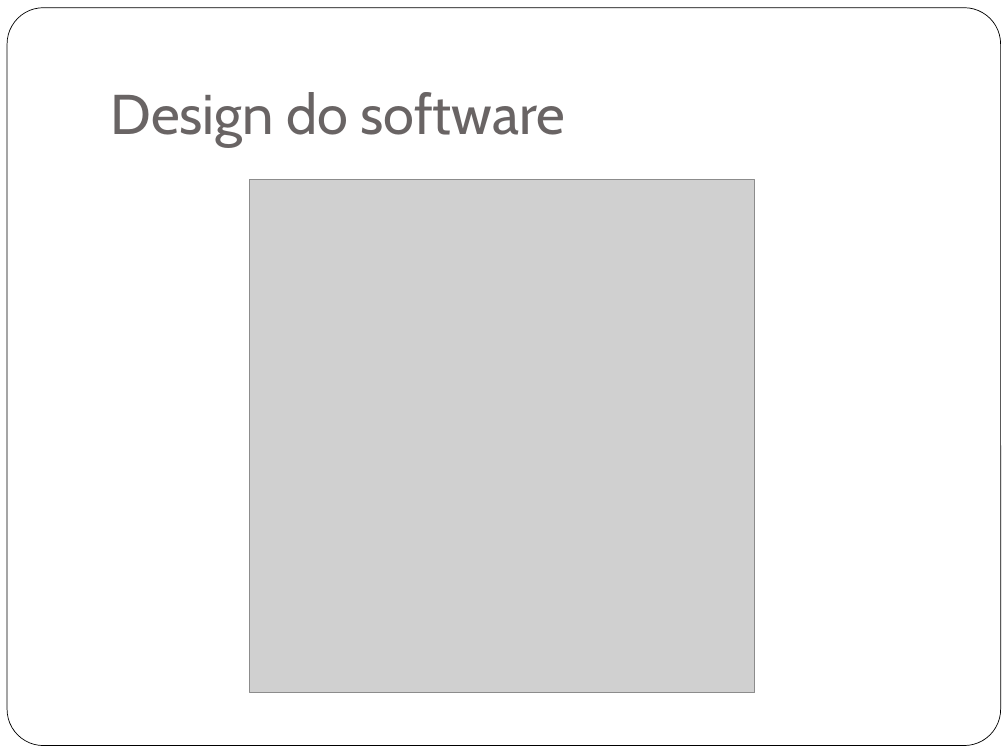
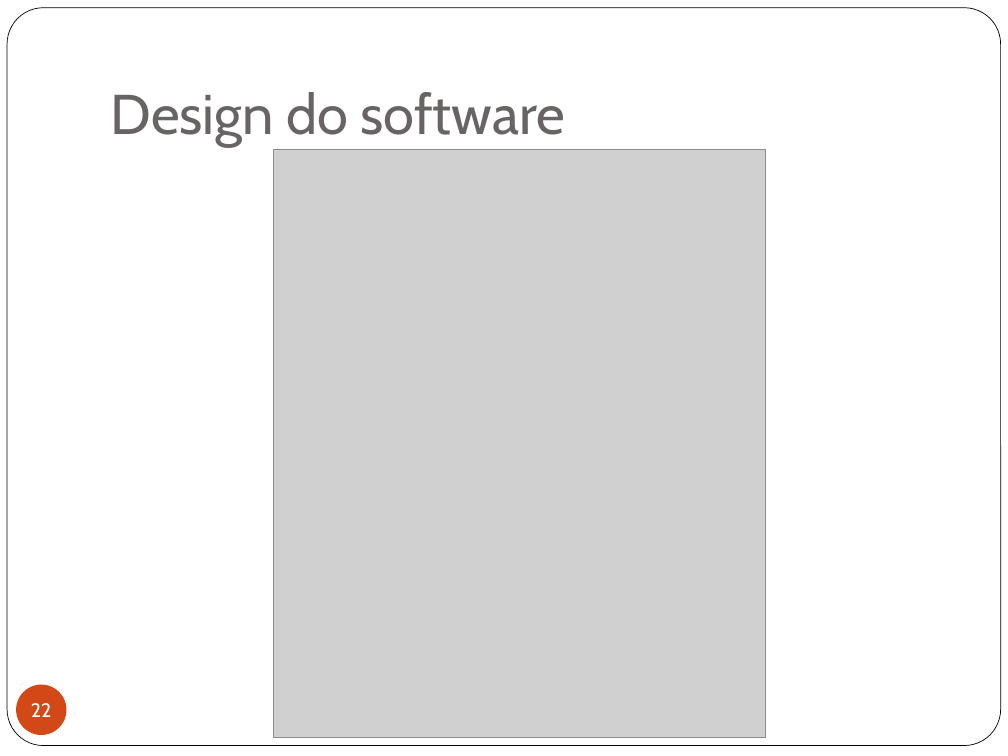
Before and after one commit to fredmbs/logic, a slide deck: slide 22 of logic/documents/Apresntação de POC II.pptx. Drawn at 1008x756 pixels with LibreOffice and Linux fonts; fonts in the diff are those of the drawing; grey boxes stand for pictures. Boxes give left, top, right and bottom in pixels: in the first picture for what was removed or moved away, otherwise in the second. Text is boxed around its words. In the diff, an @@ line names an element or a change of style, - is before the commit and + after.

```diff
--- a/logic/documents/Apresntação de POC II.pptx
+++ b/logic/documents/Apresntação de POC II.pptx
@@ picture: place and size @@
-picture at <box>250,179,755,692</box>
+picture at <box>274,149,766,737</box>
@@ page number added at <box>16,684,67,735</box>, fill #D34817, 14 pt, text #FFFFFF @@
+22
```
Also in this commit, not shown: 29 other slides changed, 2 other files.
